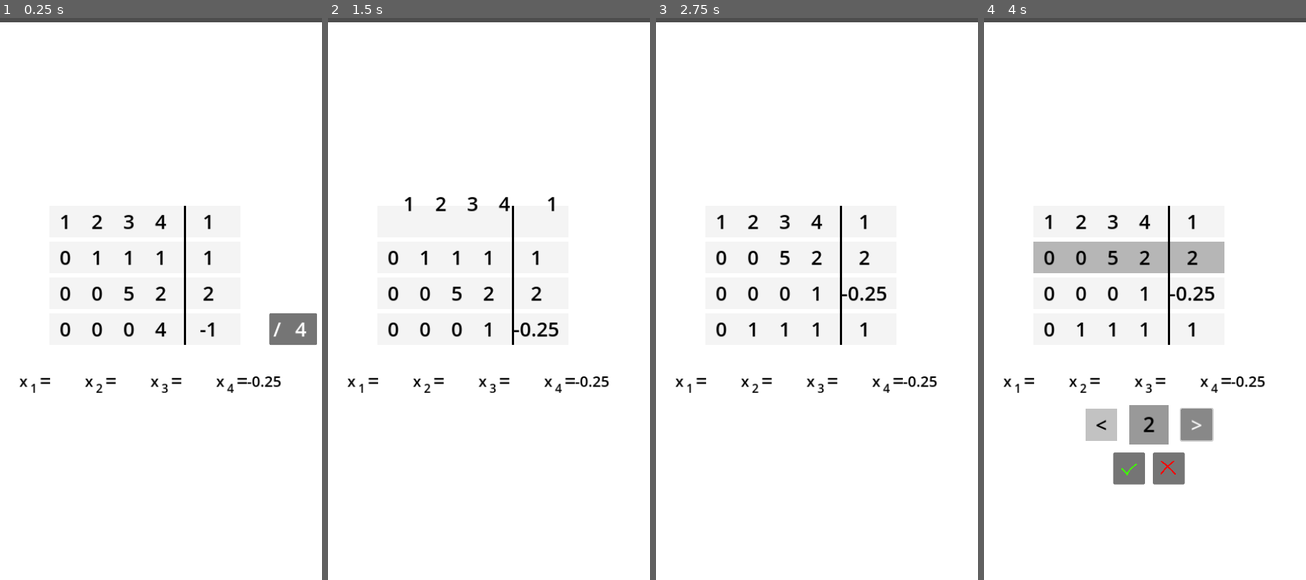
Above: before the commit, frames 1-4 (left to right).
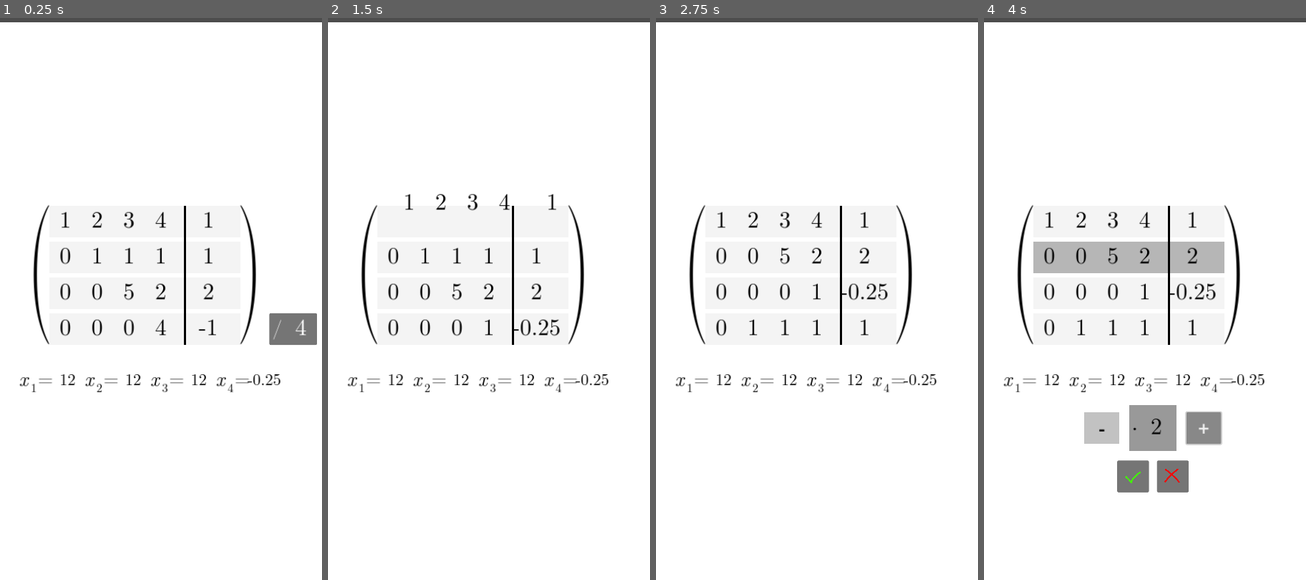
Above: after the commit, the same moments.

Repository: YassenEfremov/GaussMatrixFun
Game: Godot game, scene res://scenes/main.tscn
Same seed, same stepped clock (60 frames per second), same inputs: the game is played once before the commit and once after it.
Inputs (mouse positions are in pixels of both pictures, inside the frame that each line leads up to):
- Up to frame 1 (0.25 s): no input
- Up to frame 2 (1.5 s): click "/" at 0.5 s; tap Enter at 1.25 s; drag from (472, 220) to (521, 169) at 1.27 s
- Up to frame 3 (2.75 s): drag from (800, 259) to (800, 405) at 2.02 s
- Up to frame 4 (4 s): move the mouse to (1128, 259) at 2.77 s; click (1128, 259) at 2.92 s; click ">" (after the commit: "+") at 3.5 s

The runs differ from the first frame. In frame 1, 2.3% of the frame differs, in the area x 6-96%, y 33-67%; in frame 2, 2.4%; in frame 3, 2.4%; in frame 4, 4.4%, in the area x 6-88%, y 33-85%.

Commit message:
Add computer modern (LaTeX) font

Diff:
--- a/scenes/divider.tscn
+++ b/scenes/divider.tscn
@@ -1,10 +1,12 @@
-[gd_scene load_steps=2 format=3 uid="uid://cnsjben6s5suq"]
+[gd_scene load_steps=3 format=3 uid="uid://cnsjben6s5suq"]
 
+[ext_resource type="FontFile" uid="uid://2odoyvlagkaj" path="res://assets/cmunrm.ttf" id="1_p62r6"]
 [ext_resource type="Script" path="res://scripts/divider.gd" id="1_y3cmh"]
 
 [node name="Divider" type="Button"]
 offset_right = 96.0
 offset_bottom = 64.0
+theme_override_fonts/font = ExtResource("1_p62r6")
 script = ExtResource("1_y3cmh")
 
 [node name="Slash" type="Label" parent="."]
@@ -12,6 +14,7 @@
 anchors_preset = -1
 offset_right = 32.0
 offset_bottom = 64.0
+theme_override_fonts/font = ExtResource("1_p62r6")
 theme_override_font_sizes/font_size = 40
 text = "/"
 horizontal_alignment = 1
@@ -22,6 +25,7 @@
 offset_left = 32.0
 offset_right = 96.0
 offset_bottom = 64.0
-theme_override_font_sizes/font_size = 40
+theme_override_fonts/font = ExtResource("1_p62r6")
+theme_override_font_sizes/font_size = 46
 horizontal_alignment = 1
 vertical_alignment = 1
--- a/scenes/linear_system.tscn
+++ b/scenes/linear_system.tscn
@@ -1,9 +1,15 @@
-[gd_scene load_steps=5 format=3 uid="uid://cvydftk1bna3i"]
+[gd_scene load_steps=7 format=3 uid="uid://cvydftk1bna3i"]
 
 [ext_resource type="Script" path="res://scripts/linear_system.gd" id="1_noe2a"]
 [ext_resource type="PackedScene" uid="uid://lj4ns46eff7g" path="res://scenes/row_slot.tscn" id="2_ufvyo"]
 [ext_resource type="PackedScene" uid="uid://ddjews4qv80rc" path="res://scenes/row.tscn" id="3_j3dfa"]
+[ext_resource type="FontFile" uid="uid://2odoyvlagkaj" path="res://assets/cmunrm.ttf" id="4_d7sgq"]
 [ext_resource type="PackedScene" uid="uid://2t1n3fcynrbl" path="res://scenes/solution.tscn" id="4_lwfyc"]
+
+[sub_resource type="FontVariation" id="FontVariation_b1t08"]
+base_font = ExtResource("4_d7sgq")
+variation_embolden = -0.2
+variation_transform = Transform2D(1, 0, 0, 2, 0, 0)
 
 [node name="LinearSystem" type="Node2D"]
 script = ExtResource("1_noe2a")
@@ -41,6 +47,29 @@
 const_term = -1.0
 
 [node name="Dragging" type="Node2D" parent="."]
+
+[node name="LeftParen" type="Label" parent="."]
+offset_left = -64.0
+offset_top = 40.0
+offset_right = 8.0
+offset_bottom = 296.0
+theme_override_colors/font_color = Color(0, 0, 0, 1)
+theme_override_fonts/font = SubResource("FontVariation_b1t08")
+theme_override_font_sizes/font_size = 140
+text = "("
+horizontal_alignment = 2
+vertical_alignment = 1
+
+[node name="RightParen" type="Label" parent="."]
+offset_left = 376.0
+offset_top = 40.0
+offset_right = 448.0
+offset_bottom = 296.0
+theme_override_colors/font_color = Color(0, 0, 0, 1)
+theme_override_fonts/font = SubResource("FontVariation_b1t08")
+theme_override_font_sizes/font_size = 140
+text = ")"
+vertical_alignment = 1
 
 [node name="Separator" type="ColorRect" parent="."]
 offset_left = 270.0
--- a/scenes/multiplier.tscn
+++ b/scenes/multiplier.tscn
@@ -1,6 +1,7 @@
-[gd_scene load_steps=7 format=3 uid="uid://c4uap0cpebp1o"]
+[gd_scene load_steps=8 format=3 uid="uid://c4uap0cpebp1o"]
 
 [ext_resource type="Script" path="res://scripts/multiplier.gd" id="1_3jc1n"]
+[ext_resource type="FontFile" uid="uid://2odoyvlagkaj" path="res://assets/cmunrm.ttf" id="1_41if7"]
 [ext_resource type="Texture2D" uid="uid://b0rgq8gienius" path="res://assets/checkmark.png" id="2_14t1d"]
 [ext_resource type="Texture2D" uid="uid://dcmqxqeg84g1x" path="res://assets/crossmark.png" id="3_aa41c"]
 
@@ -14,19 +15,33 @@
 
 [node name="Multiplier" type="Label"]
 anchors_preset = -1
-anchor_left = -0.0246914
-anchor_top = -0.0138889
-offset_left = -24.0
-offset_top = -24.0
-offset_right = 40.0
-offset_bottom = 40.0
+anchor_left = -0.0743457
+anchor_top = -0.0419444
+anchor_right = 0.0743457
+anchor_bottom = 0.0419444
+offset_left = 0.176003
+offset_top = 0.32
+offset_right = -0.176003
+offset_bottom = -0.32
 theme_override_colors/font_color = Color(0, 0, 0, 1)
-theme_override_font_sizes/font_size = 42
+theme_override_fonts/font = ExtResource("1_41if7")
+theme_override_font_sizes/font_size = 46
 theme_override_styles/normal = SubResource("StyleBoxFlat_24ijq")
 horizontal_alignment = 1
 vertical_alignment = 1
 script = ExtResource("1_3jc1n")
 metadata/_edit_use_anchors_ = true
+
+[node name="Times" type="Label" parent="."]
+layout_mode = 0
+offset_right = 24.0
+offset_bottom = 96.0
+theme_override_colors/font_color = Color(0, 0, 0, 1)
+theme_override_fonts/font = ExtResource("1_41if7")
+theme_override_font_sizes/font_size = 46
+text = "·"
+horizontal_alignment = 1
+vertical_alignment = 1
 
 [node name="Increase" type="Button" parent="."]
 layout_mode = 1
@@ -44,7 +59,7 @@
 theme_override_colors/font_color = Color(0, 0, 0, 1)
 theme_override_font_sizes/font_size = 40
 theme_override_styles/normal = SubResource("StyleBoxFlat_qg7y4")
-text = ">"
+text = "+"
 metadata/_edit_use_anchors_ = true
 
 [node name="Decrease" type="Button" parent="."]
@@ -63,24 +78,24 @@
 theme_override_colors/font_color = Color(0, 0, 0, 1)
 theme_override_font_sizes/font_size = 40
 theme_override_styles/normal = SubResource("StyleBoxFlat_qbgsi")
-text = "<"
+text = "-"
 metadata/_edit_use_anchors_ = true
 
 [node name="Apply" type="Button" parent="."]
 layout_mode = 0
-offset_left = -32.0
-offset_top = 96.0
-offset_right = 32.0
-offset_bottom = 160.0
+offset_left = -24.0
+offset_top = 112.0
+offset_right = 40.0
+offset_bottom = 176.0
 icon = ExtResource("2_14t1d")
 expand_icon = true
 
 [node name="Cancel" type="Button" parent="."]
 layout_mode = 0
-offset_left = 48.0
-offset_top = 96.0
-offset_right = 112.0
-offset_bottom = 160.0
+offset_left = 56.0
+offset_top = 112.0
+offset_right = 120.0
+offset_bottom = 176.0
 icon = ExtResource("3_aa41c")
 expand_icon = true
 
--- a/scenes/row.tscn
+++ b/scenes/row.tscn
@@ -1,6 +1,7 @@
-[gd_scene load_steps=3 format=3 uid="uid://ddjews4qv80rc"]
+[gd_scene load_steps=4 format=3 uid="uid://ddjews4qv80rc"]
 
 [ext_resource type="Script" path="res://scripts/row.gd" id="1_ulu66"]
+[ext_resource type="FontFile" uid="uid://2odoyvlagkaj" path="res://assets/cmunrm.ttf" id="2_xl84w"]
 
 [sub_resource type="RectangleShape2D" id="RectangleShape2D_srmvi"]
 size = Vector2(384, 64)
@@ -15,7 +16,8 @@
 offset_right = -128.0
 offset_bottom = 32.0
 theme_override_colors/font_color = Color(0, 0, 0, 1)
-theme_override_font_sizes/font_size = 40
+theme_override_fonts/font = ExtResource("2_xl84w")
+theme_override_font_sizes/font_size = 46
 text = "0"
 horizontal_alignment = 1
 vertical_alignment = 1
@@ -27,7 +29,8 @@
 offset_right = -64.0
 offset_bottom = 32.0
 theme_override_colors/font_color = Color(0, 0, 0, 1)
-theme_override_font_sizes/font_size = 40
+theme_override_fonts/font = ExtResource("2_xl84w")
+theme_override_font_sizes/font_size = 46
 text = "0"
 horizontal_alignment = 1
 vertical_alignment = 1
@@ -38,7 +41,8 @@
 offset_top = -32.0
 offset_bottom = 32.0
 theme_override_colors/font_color = Color(0, 0, 0, 1)
-theme_override_font_sizes/font_size = 40
+theme_override_fonts/font = ExtResource("2_xl84w")
+theme_override_font_sizes/font_size = 46
 text = "0"
 horizontal_alignment = 1
 vertical_alignment = 1
@@ -49,7 +53,8 @@
 offset_right = 64.0
 offset_bottom = 32.0
 theme_override_colors/font_color = Color(0, 0, 0, 1)
-theme_override_font_sizes/font_size = 40
+theme_override_fonts/font = ExtResource("2_xl84w")
+theme_override_font_sizes/font_size = 46
 text = "0"
 horizontal_alignment = 1
 vertical_alignment = 1
@@ -61,7 +66,8 @@
 offset_right = 192.0
 offset_bottom = 32.0
 theme_override_colors/font_color = Color(0, 0, 0, 1)
-theme_override_font_sizes/font_size = 40
+theme_override_fonts/font = ExtResource("2_xl84w")
+theme_override_font_sizes/font_size = 46
 text = "0"
 horizontal_alignment = 1
 vertical_alignment = 1
--- a/scenes/solution.tscn
+++ b/scenes/solution.tscn
@@ -1,6 +1,8 @@
-[gd_scene load_steps=2 format=3 uid="uid://2t1n3fcynrbl"]
+[gd_scene load_steps=4 format=3 uid="uid://2t1n3fcynrbl"]
 
 [ext_resource type="Script" path="res://scripts/solution.gd" id="1_gnyoq"]
+[ext_resource type="FontFile" uid="uid://4ea8u73mvsge" path="res://assets/cmunti.ttf" id="2_aff8h"]
+[ext_resource type="FontFile" uid="uid://2odoyvlagkaj" path="res://assets/cmunrm.ttf" id="3_rjrl1"]
 
 [node name="Solution" type="Control"]
 layout_mode = 3
@@ -31,10 +33,12 @@
 grow_horizontal = 2
 grow_vertical = 2
 theme_override_colors/font_color = Color(0, 0, 0, 1)
-theme_override_font_sizes/font_size = 30
+theme_override_fonts/font = ExtResource("2_aff8h")
+theme_override_font_sizes/font_size = 40
 text = "x"
 horizontal_alignment = 1
 vertical_alignment = 1
+metadata/_edit_use_anchors_ = true
 
 [node name="SolutionIndex" type="Label" parent="."]
 layout_mode = 1
@@ -50,9 +54,11 @@
 grow_horizontal = 2
 grow_vertical = 2
 theme_override_colors/font_color = Color(0, 0, 0, 1)
+theme_override_fonts/font = ExtResource("3_rjrl1")
 theme_override_font_sizes/font_size = 24
 horizontal_alignment = 1
 vertical_alignment = 2
+metadata/_edit_use_anchors_ = true
 
 [node name="Equals" type="Label" parent="."]
 layout_mode = 1
@@ -68,6 +74,7 @@
 grow_horizontal = 2
 grow_vertical = 2
 theme_override_colors/font_color = Color(0, 0, 0, 1)
+theme_override_fonts/font = ExtResource("3_rjrl1")
 theme_override_font_sizes/font_size = 40
 text = "="
 horizontal_alignment = 1
@@ -88,7 +95,9 @@
 grow_horizontal = 2
 grow_vertical = 2
 theme_override_colors/font_color = Color(0, 0, 0, 1)
-theme_override_font_sizes/font_size = 30
+theme_override_fonts/font = ExtResource("3_rjrl1")
+theme_override_font_sizes/font_size = 32
+text = "12"
 horizontal_alignment = 1
 vertical_alignment = 1
 metadata/_edit_use_anchors_ = true
--- a/scripts/multiplier.gd
+++ b/scripts/multiplier.gd
@@ -6,20 +6,20 @@
 
 
 func _ready():
-	text = str(value)
+	text = " %d" % value
 	global_position = Vector2(row.global_position.x, (800 * Vector2.DOWN).y)
 
 func _on_decrease_pressed():
 	value -= 1
 	if value == 0:
 		value -= 1;
-	text = str(value)
+	text = " %d" % value if value > 0 else " (%d)" % value
 
 func _on_increase_pressed():
 	value += 1
 	if value == 0:
 		value += 1;
-	text = str(value)
+	text = " %d" % value if value > 0 else " (%d)" % value
 
 func _on_apply_pressed():
 	row.multiply(value)
Binary file added: assets/cmunrm.ttf
Not shown, added: assets/cmunrm.ttf.import
Binary file added: assets/cmunti.ttf
Not shown, added: assets/cmunti.ttf.import
